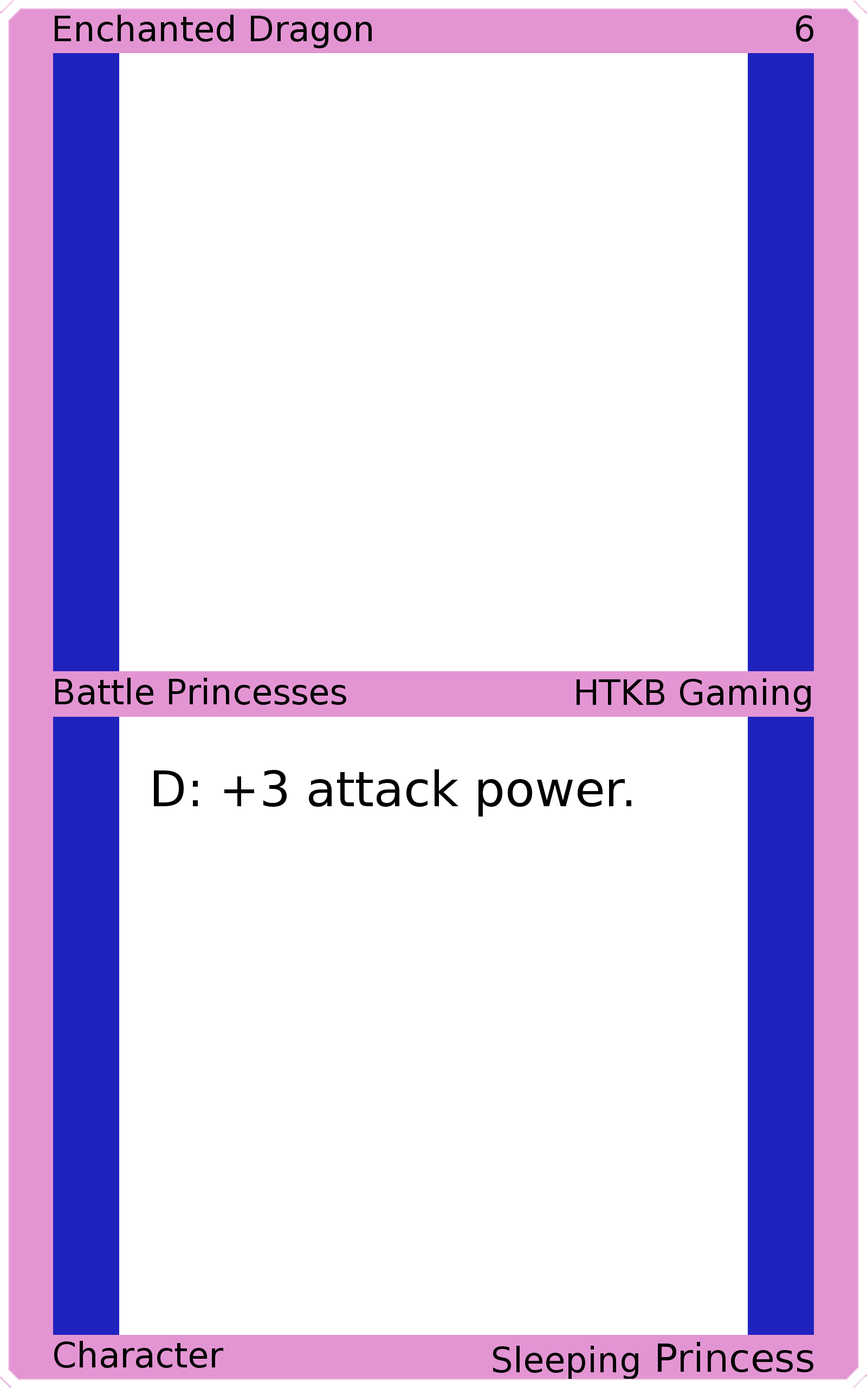
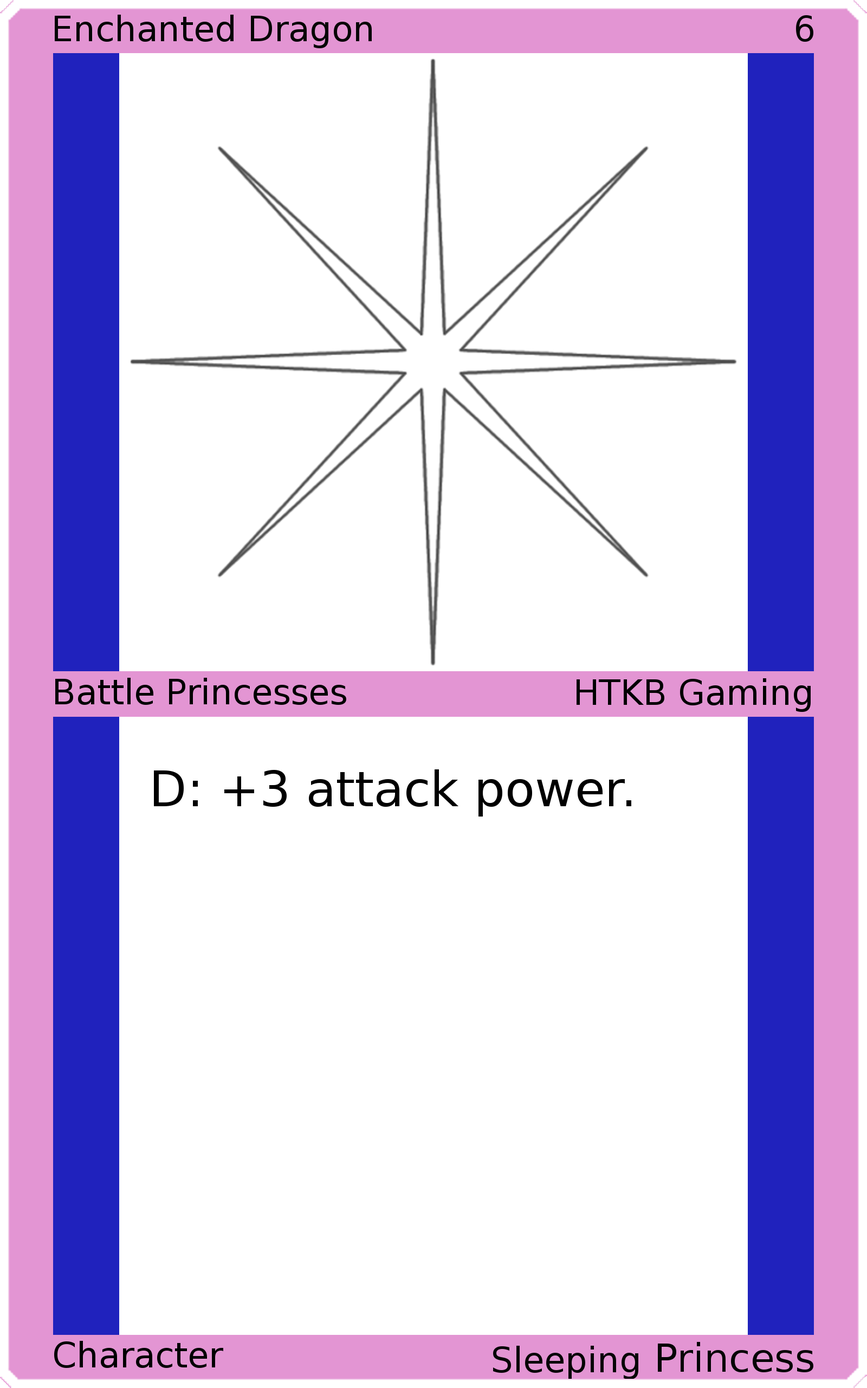
Comparing the layer stacks of the two (867, 1388) images. Changes:
added layer "Art" above "Top Background" over (129, 57, 738, 666)
